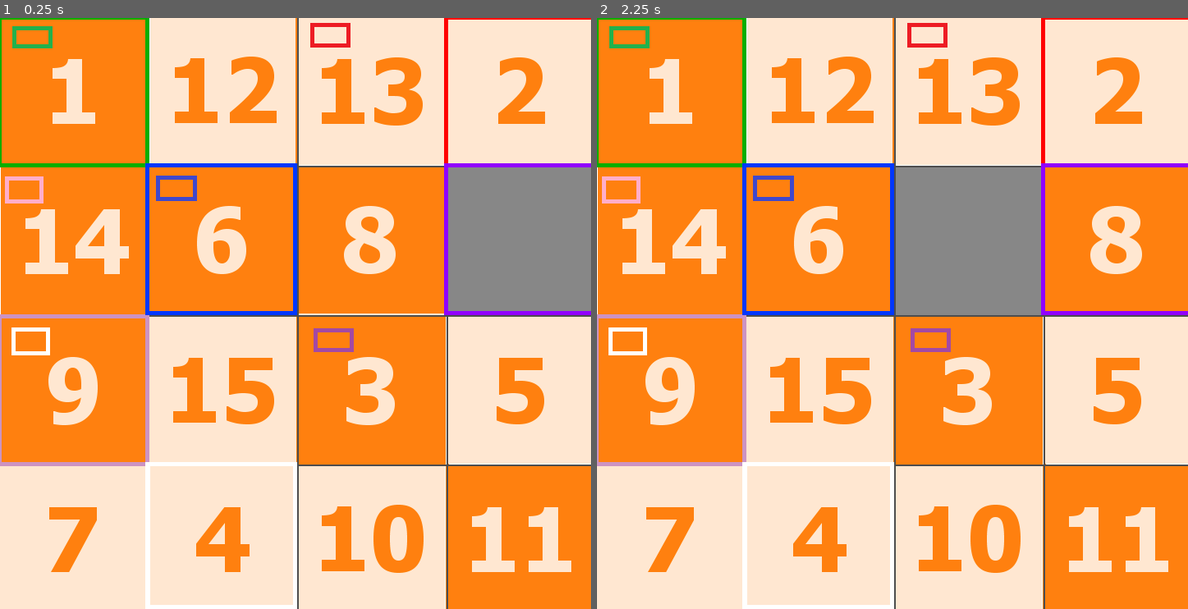
Above: before the commit, frames 1-2 (left to right).
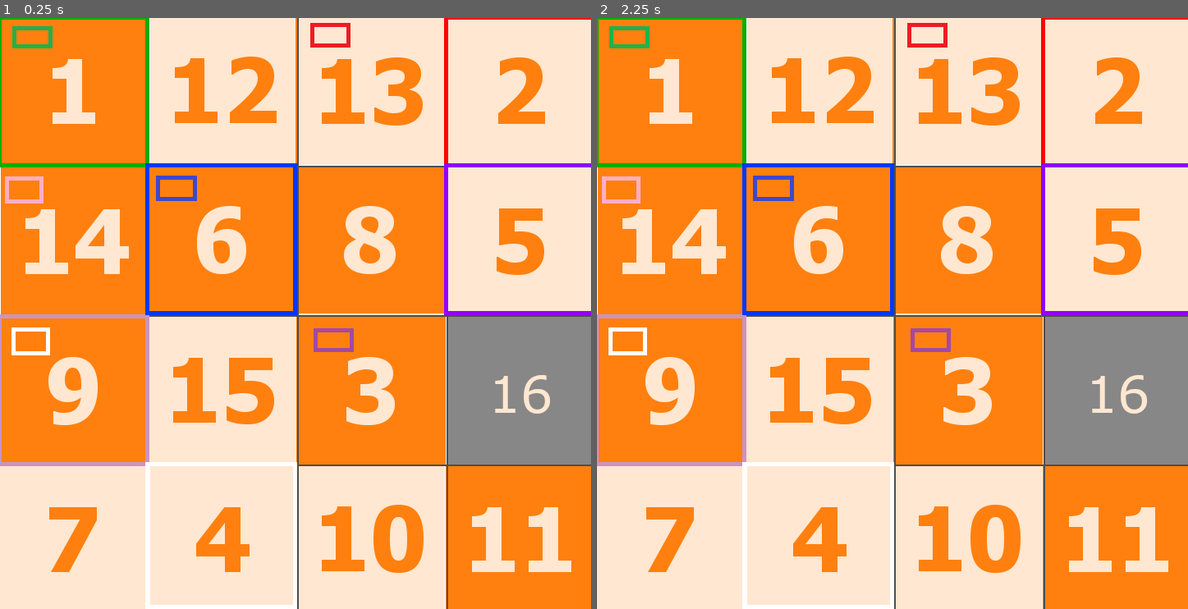
Above: after the commit, the same moments.

Repository: ShapireNW/MagiSquareSlide
Game: Godot game, scene res://main.tscn
Same seed, same stepped clock (60 frames per second), same inputs: the game is played once before the commit and once after it.
Inputs (mouse positions are in pixels of both pictures, inside the frame that each line leads up to):
- Up to frame 1 (0.25 s): no input
- Up to frame 2 (2.25 s): tap Enter at 0.5, 2 s; click (892, 313) at 0.67 s; tap Space at 1.25 s; move the mouse to (774, 343) at 1.27 s; click (774, 343) at 1.42 s; move the mouse to (951, 183) at 2.02 s; click (951, 183) at 2.17 s

The runs differ from the first frame. In frame 1, 12% of the frame differs, in the area x 75-100%, y 25-76%; in frame 2, 18%, in the area x 50-100%, y 25-76%.

Commit message:
Add files via upload

Diff:
--- a/SlidingPuzzle/main.tscn
+++ b/SlidingPuzzle/main.tscn
@@ -1,6 +1,7 @@
-[gd_scene load_steps=3 format=3 uid="uid://dci11hljs6gir"]
+[gd_scene load_steps=4 format=3 uid="uid://dci11hljs6gir"]
 
 [ext_resource type="Script" path="res://src/main.gd" id="1_6bcgi"]
+[ext_resource type="Texture2D" uid="uid://cbm4uue4koadk" path="res://img/Thousand yard lorax.png" id="2_hrx08"]
 
 [sub_resource type="RectangleShape2D" id="RectangleShape2D_qyiox"]
 size = Vector2(720, 720)
@@ -20,6 +21,7 @@
 z_as_relative = false
 y_sort_enabled = true
 position = Vector2(360, 360)
+texture = ExtResource("2_hrx08")
 
 [node name="ReferenceRect" type="ReferenceRect" parent="."]
 custom_minimum_size = Vector2(180, 180)
--- a/SlidingPuzzle/src/main.gd
+++ b/SlidingPuzzle/src/main.gd
@@ -35,9 +35,6 @@
 	var texture = ImageTexture.create_from_image(image)
 	var greyimage = Image.load_from_file("res://img/greytile.png")
 	var greytexture = ImageTexture.create_from_image(greyimage)
-	$FullImage.texture = texture
-	$FullImage.position.x = areaposx
-	$FullImage.position.y = areaposy/2
 
 	for j in range(0,4):
 		for i in range(0,4):
@@ -64,7 +61,7 @@
 func shuffle_tiles():
 	offset = tile_h + 2
 	t = 0
-	while t < 30:
+	while t < 31:
 		var atile = randi() % 16
 		if tiles[atile].tilename != "Tile16" and tiles[atile].tilename != previous:
 			var rows = int(tiles[atile].position.y / offset)
@@ -81,8 +78,8 @@
 		var rows = int(mouse_copy.position.y / offset)
 		var cols = int(mouse_copy.position.x / offset)
 		check_neighbours(rows,cols)
-		if tiles == solved and movecounter > 1:
-			print("You win in ")
+		if tiles == solved:
+			print("You win")
 			$FullImage.show()
 
 
Binary file changed: SlidingPuzzle/img/Thousand yard lorax.png
Binary file changed: SlidingPuzzle/img/greytile.png
